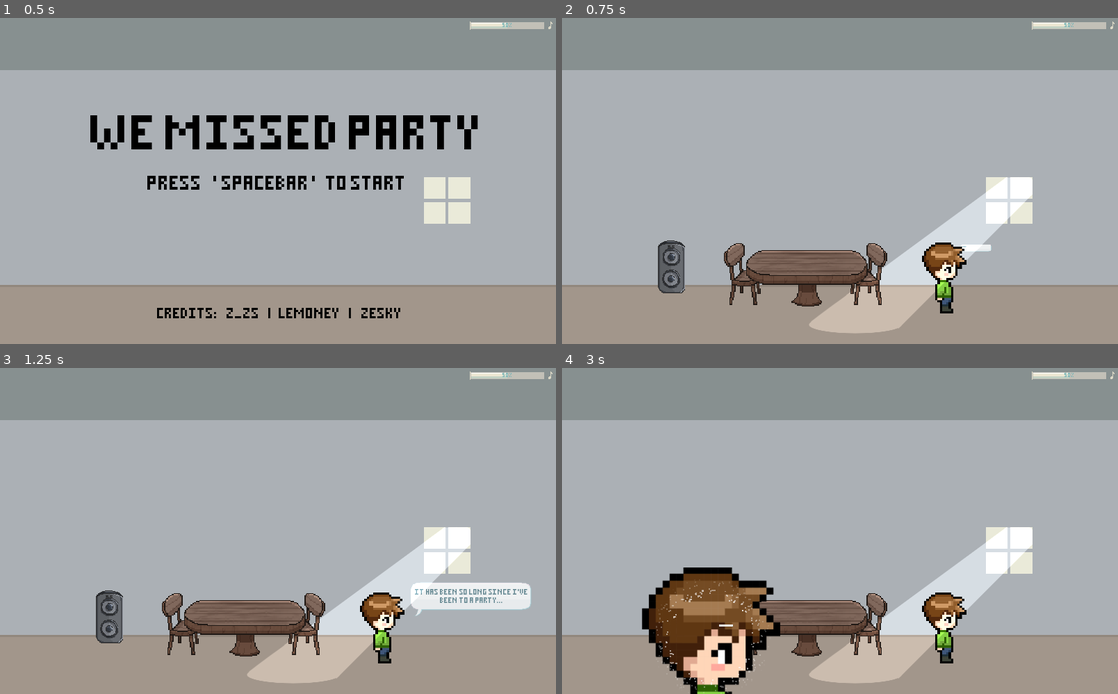
Above: before the commit, frames 1-4 (two rows, left to right).
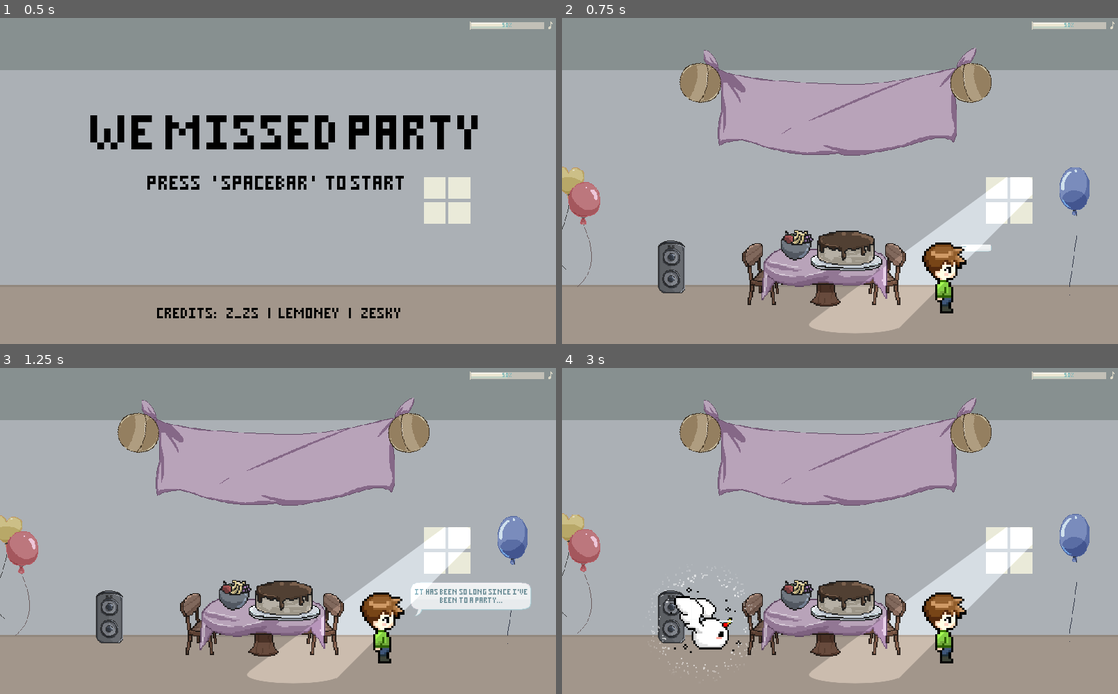
Above: after the commit, the same moments.

Repository: zeskysee/we-missed-party
Game: Godot game, scene res://opening.tscn
Same seed, same stepped clock (60 frames per second), same inputs: the game is played once before the commit and once after it.
Inputs:
- Up to frame 1 (0.5 s): no input
- Up to frame 2 (0.75 s): tap Enter at 0.5 s; hold D (move_right) from 0.53 s (still down); hold Space (interact) from 0.53 s (still down)
- Up to frame 3 (1.25 s): keep holding D (move_right); keep holding Space (interact); tap W (jump) at 0.77 s
- Up to frame 4 (3 s): release Space (interact) at 1.28 s; tap Space (interact) at 1.35, 2.85 s; tap W (jump) at 1.52 s; release D (move_right) at 2.03 s; hold A (move_left) 2.03-2.78 s; hold Space (interact) 2.03-2.78 s; hold D (move_right) from 2.78 s (still down)

Frame 1 is identical in both runs. In frame 2, 9.2% of the frame differs, in the area x 0-95%, y 9-89%; in frame 3, 9.2%; in frame 4, 15%, in the area x 0-95%, y 9-100%.

Commit message:
Swap monster sprite

Diff:
--- a/magic_monster.gd
+++ b/magic_monster.gd
@@ -3,7 +3,7 @@
 
 onready var hover_player = $HoverPlayer
 onready var monster_player = $MonsterPlayer
-onready var first_speech = $AnimatedSprite/FirstSpeech
+onready var first_speech = $FirstSpeech
 
 
 func _on_monster_player_animation_finished(anim_name):
--- a/magic_monster.tscn
+++ b/magic_monster.tscn
@@ -1,15 +1,17 @@
-[gd_scene load_steps=14 format=2]
-
-[ext_resource path="res://icon.png" type="Texture" id=1]
+[gd_scene load_steps=16 format=2]
+
+[ext_resource path="res://sprites/m_1.png" type="Texture" id=1]
 [ext_resource path="res://speech.tscn" type="PackedScene" id=2]
 [ext_resource path="res://sounds/bomb.ogg" type="AudioStream" id=3]
 [ext_resource path="res://sounds/achieved.ogg" type="AudioStream" id=4]
 [ext_resource path="res://magic_monster.gd" type="Script" id=5]
+[ext_resource path="res://sprites/m_2.png" type="Texture" id=6]
+[ext_resource path="res://sprites/m_3.png" type="Texture" id=7]
 
 [sub_resource type="SpriteFrames" id=5]
 animations = [ {
-"frames": [ ExtResource( 1 ) ],
-"loop": false,
+"frames": [ ExtResource( 1 ), ExtResource( 6 ), ExtResource( 7 ) ],
+"loop": true,
 "name": "default",
 "speed": 5.0
 } ]
@@ -48,7 +50,7 @@
 "values": [ false ]
 }
 tracks/1/type = "bezier"
-tracks/1/path = NodePath("AnimatedSprite:scale:x")
+tracks/1/path = NodePath("Rescale/AnimatedSprite:scale:x")
 tracks/1/interp = 1
 tracks/1/loop_wrap = true
 tracks/1/imported = false
@@ -58,7 +60,7 @@
 "times": PoolRealArray( 0 )
 }
 tracks/2/type = "bezier"
-tracks/2/path = NodePath("AnimatedSprite:scale:y")
+tracks/2/path = NodePath("Rescale/AnimatedSprite:scale:y")
 tracks/2/interp = 1
 tracks/2/loop_wrap = true
 tracks/2/imported = false
@@ -68,7 +70,7 @@
 "times": PoolRealArray( 0 )
 }
 tracks/3/type = "bezier"
-tracks/3/path = NodePath("AnimatedSprite:rotation_degrees")
+tracks/3/path = NodePath("Rescale/AnimatedSprite:rotation_degrees")
 tracks/3/interp = 1
 tracks/3/loop_wrap = true
 tracks/3/imported = false
@@ -93,7 +95,7 @@
 "values": [ true ]
 }
 tracks/1/type = "bezier"
-tracks/1/path = NodePath("AnimatedSprite:scale:x")
+tracks/1/path = NodePath("Rescale/AnimatedSprite:scale:x")
 tracks/1/interp = 1
 tracks/1/loop_wrap = true
 tracks/1/imported = false
@@ -103,7 +105,7 @@
 "times": PoolRealArray( 0, 0.3 )
 }
 tracks/2/type = "bezier"
-tracks/2/path = NodePath("AnimatedSprite:scale:y")
+tracks/2/path = NodePath("Rescale/AnimatedSprite:scale:y")
 tracks/2/interp = 1
 tracks/2/loop_wrap = true
 tracks/2/imported = false
@@ -113,7 +115,7 @@
 "times": PoolRealArray( 0, 0.3 )
 }
 tracks/3/type = "bezier"
-tracks/3/path = NodePath("AnimatedSprite:rotation_degrees")
+tracks/3/path = NodePath("Rescale/AnimatedSprite:rotation_degrees")
 tracks/3/interp = 1
 tracks/3/loop_wrap = true
 tracks/3/imported = false
@@ -154,17 +156,17 @@
 [sub_resource type="Animation" id=7]
 length = 0.001
 tracks/0/type = "bezier"
-tracks/0/path = NodePath("AnimatedSprite:position:x")
-tracks/0/interp = 1
-tracks/0/loop_wrap = true
-tracks/0/imported = false
-tracks/0/enabled = true
-tracks/0/keys = {
-"points": PoolRealArray( 0, -0.25, 0, 0.25, 0 ),
-"times": PoolRealArray( 0 )
-}
-tracks/1/type = "bezier"
-tracks/1/path = NodePath("AnimatedSprite:position:y")
+tracks/0/path = NodePath("Rescale/AnimatedSprite:position:x")
+tracks/0/interp = 1
+tracks/0/loop_wrap = true
+tracks/0/imported = false
+tracks/0/enabled = true
+tracks/0/keys = {
+"points": PoolRealArray( 0, -0.25, 0, 0.25, 0 ),
+"times": PoolRealArray( 0 )
+}
+tracks/1/type = "bezier"
+tracks/1/path = NodePath("Rescale/AnimatedSprite:position:y")
 tracks/1/interp = 1
 tracks/1/loop_wrap = true
 tracks/1/imported = false
@@ -179,7 +181,7 @@
 length = 4.0
 loop = true
 tracks/0/type = "bezier"
-tracks/0/path = NodePath("AnimatedSprite:position:x")
+tracks/0/path = NodePath("Rescale/AnimatedSprite:position:x")
 tracks/0/interp = 1
 tracks/0/loop_wrap = true
 tracks/0/imported = false
@@ -189,7 +191,7 @@
 "times": PoolRealArray( 0, 1, 2, 2.2, 4 )
 }
 tracks/1/type = "bezier"
-tracks/1/path = NodePath("AnimatedSprite:position:y")
+tracks/1/path = NodePath("Rescale/AnimatedSprite:position:y")
 tracks/1/interp = 1
 tracks/1/loop_wrap = true
 tracks/1/imported = false
@@ -202,45 +204,14 @@
 [node name="MagicMonster" type="Node2D"]
 script = ExtResource( 5 )
 
-[node name="AnimatedSprite" type="AnimatedSprite" parent="."]
+[node name="Rescale" type="Node2D" parent="."]
+scale = Vector2( 0.08, 0.08 )
+
+[node name="AnimatedSprite" type="AnimatedSprite" parent="Rescale"]
 scale = Vector2( 1e-05, 1e-05 )
 frames = SubResource( 5 )
-
-[node name="FirstSpeech" parent="AnimatedSprite" instance=ExtResource( 2 )]
-position = Vector2( 40, -62 )
-rotation = 1.42109e-14
-is_playing = false
-is_skippable = true
-show_on_ready = false
-text = "Then let's throw a party for everyone!!"
-
-[node name="SecondSpeech" parent="AnimatedSprite" instance=ExtResource( 2 )]
-position = Vector2( 40, -62 )
-rotation = 1.42109e-14
-is_playing = false
-is_skippable = true
-show_on_ready = false
-text = "Have you forgotten about the people around you?"
-
-[node name="ThirdSpeech" parent="AnimatedSprite" instance=ExtResource( 2 )]
-position = Vector2( 40, -62 )
-rotation = 1.42109e-14
-is_playing = false
-is_skippable = true
-show_on_ready = false
-text = "Your neighbors! Your friends!
-Close or not, they are part
-of your community."
-
-[node name="FourthSpeech" parent="AnimatedSprite" instance=ExtResource( 2 )]
-position = Vector2( 40, -62 )
-rotation = 1.42109e-14
-is_playing = false
-is_skippable = true
-show_on_ready = false
-text = "Go, go, go invite them now!
-They wanna party too,
-not just you!"
+frame = 1
+playing = true
 
 [node name="Particles2D" type="Particles2D" parent="."]
 emitting = false
@@ -255,6 +226,7 @@
 anims/appear = SubResource( 4 )
 
 [node name="HoverPlayer" type="AnimationPlayer" parent="."]
+autoplay = "hover"
 anims/RESET = SubResource( 7 )
 anims/hover = SubResource( 8 )
 
@@ -264,6 +236,39 @@
 [node name="JingleSound" type="AudioStreamPlayer2D" parent="."]
 stream = ExtResource( 4 )
 
-[connection signal="tree_exited" from="AnimatedSprite/SecondSpeech" to="AnimatedSprite/ThirdSpeech" method="play"]
-[connection signal="tree_exited" from="AnimatedSprite/ThirdSpeech" to="AnimatedSprite/FourthSpeech" method="play"]
+[node name="FirstSpeech" parent="." instance=ExtResource( 2 )]
+position = Vector2( 45, -83 )
+is_playing = false
+is_skippable = true
+show_on_ready = false
+text = "Then let's throw a party for everyone!!"
+
+[node name="SecondSpeech" parent="." instance=ExtResource( 2 )]
+position = Vector2( 45, -83 )
+is_playing = false
+is_skippable = true
+show_on_ready = false
+text = "Have you forgotten about
+the people around you?"
+
+[node name="ThirdSpeech" parent="." instance=ExtResource( 2 )]
+position = Vector2( 45, -83 )
+is_playing = false
+is_skippable = true
+show_on_ready = false
+text = "Your neighbors! Your friends!
+Close or not, they are part
+of your community."
+
+[node name="FourthSpeech" parent="." instance=ExtResource( 2 )]
+position = Vector2( 45, -83 )
+is_playing = false
+is_skippable = true
+show_on_ready = false
+text = "Go, go, go invite them now!
+They wanna party too,
+not just you!"
+
 [connection signal="animation_finished" from="MonsterPlayer" to="." method="_on_monster_player_animation_finished"]
+[connection signal="tree_exited" from="SecondSpeech" to="ThirdSpeech" method="play"]
+[connection signal="tree_exited" from="ThirdSpeech" to="FourthSpeech" method="play"]
--- a/party_house.gd
+++ b/party_house.gd
@@ -119,7 +119,7 @@
 	camera_player.disconnect("animation_finished", self,
 			"_on_camera_animation_finished")
 	var monster_first = get_node_or_null(
-			"MagicMonster/AnimatedSprite/FirstSpeech")
+			"MagicMonster/FirstSpeech")
 	if monster_first:
 		monster_first.disconnect("tree_exited", self,
 				"_on_monster_first_tree_exited")
@@ -133,13 +133,13 @@
 	if is_instance_valid(third_speech):
 		third_speech.disconnect("tree_exited", fourth_speech, "play")
 	var monster_second = get_node_or_null(
-			"MagicMonster/AnimatedSprite/SecondSpeech")
+			"MagicMonster/SecondSpeech")
 	if fourth_speech and monster_second:
 		fourth_speech.disconnect("tree_exited", monster_second, "play")
 	var monster_third = get_node_or_null(
-			"MagicMonster/AnimatedSprite/ThirdSpeech")
+			"MagicMonster/ThirdSpeech")
 	var monster_fourth = get_node_or_null(
-			"MagicMonster/AnimatedSprite/FourthSpeech")
+			"MagicMonster/FourthSpeech")
 	if monster_third and monster_fourth:
 		monster_third.disconnect("tree_exited", monster_fourth, "play")
 	if monster_fourth:
--- a/party_house.tscn
+++ b/party_house.tscn
@@ -871,22 +871,21 @@
 texture = ExtResource( 5 )
 
 [node name="Chair" type="Sprite" parent="Furniture"]
-position = Vector2( 565, 471 )
+position = Vector2( 599, 471 )
 scale = Vector2( 2, 2 )
 texture = ExtResource( 10 )
 
 [node name="Chair2" type="Sprite" parent="Furniture"]
-position = Vector2( 332, 471 )
+position = Vector2( 366, 471 )
 scale = Vector2( -2, 2 )
 texture = ExtResource( 10 )
 
 [node name="Table" type="Sprite" parent="Furniture"]
-position = Vector2( 451, 479 )
+position = Vector2( 485, 479 )
 scale = Vector2( 2, 2 )
 texture = ExtResource( 11 )
 
 [node name="PartyProps" type="Node2D" parent="Furniture"]
-visible = false
 
 [node name="Banner" type="Sprite" parent="Furniture/PartyProps"]
 position = Vector2( 512, 154 )
@@ -911,12 +910,12 @@
 }
 
 [node name="TableCloth" type="Sprite" parent="Furniture/PartyProps"]
-position = Vector2( 449, 472 )
+position = Vector2( 483, 472 )
 scale = Vector2( 2, 2 )
 texture = ExtResource( 12 )
 
 [node name="CakePlate" type="Sprite" parent="Furniture/PartyProps"]
-position = Vector2( 490, 448 )
+position = Vector2( 524, 448 )
 scale = Vector2( 2, 2 )
 texture = ExtResource( 18 )
 
@@ -930,7 +929,7 @@
 texture = ExtResource( 17 )
 
 [node name="FruitBowl" type="Sprite" parent="Furniture/PartyProps"]
-position = Vector2( 399, 418 )
+position = Vector2( 433, 418 )
 scale = Vector2( 2, 2 )
 texture = ExtResource( 14 )
 
@@ -1015,15 +1014,30 @@
 current = true
 
 [node name="MagicMonster" parent="." instance=ExtResource( 4 )]
-position = Vector2( 274, 496 )
+position = Vector2( 260, 468 )
+
+[node name="AnimatedSprite" parent="MagicMonster/Rescale" index="0"]
+frame = 0
+
+[node name="FirstSpeech" parent="MagicMonster" index="6"]
+position = Vector2( 53.9995, -42 )
+
+[node name="SecondSpeech" parent="MagicMonster" index="7"]
+position = Vector2( 53.9995, -50 )
+
+[node name="ThirdSpeech" parent="MagicMonster" index="8"]
+position = Vector2( 53.9995, -59 )
+
+[node name="FourthSpeech" parent="MagicMonster" index="9"]
+position = Vector2( 54, -59 )
 
 [connection signal="animation_finished" from="Outer/AnimationPlayer" to="." method="_on_house_animation_finished"]
 [connection signal="tree_exited" from="FirstSpeech" to="." method="_on_first_speech_tree_exited"]
 [connection signal="tree_exited" from="SecondSpeech" to="." method="_on_second_speech_tree_exited"]
 [connection signal="tree_exited" from="ThirdSpeech" to="FourthSpeech" method="play"]
-[connection signal="tree_exited" from="FourthSpeech" to="MagicMonster/AnimatedSprite/SecondSpeech" method="play"]
+[connection signal="tree_exited" from="FourthSpeech" to="MagicMonster/SecondSpeech" method="play"]
 [connection signal="animation_finished" from="CameraPlayer" to="." method="_on_camera_animation_finished"]
-[connection signal="tree_exited" from="MagicMonster/AnimatedSprite/FirstSpeech" to="." method="_on_monster_first_tree_exited"]
-[connection signal="tree_exited" from="MagicMonster/AnimatedSprite/FourthSpeech" to="." method="start_transition"]
+[connection signal="tree_exited" from="MagicMonster/FirstSpeech" to="." method="_on_monster_first_tree_exited"]
+[connection signal="tree_exited" from="MagicMonster/FourthSpeech" to="." method="start_transition"]
 
 [editable path="MagicMonster"]
Binary file added: sprites/m_1.png
Not shown, added: sprites/m_1.png.import
Binary file added: sprites/m_2.png
Not shown, added: sprites/m_2.png.import
Binary file added: sprites/m_3.png
Not shown, added: sprites/m_3.png.import
